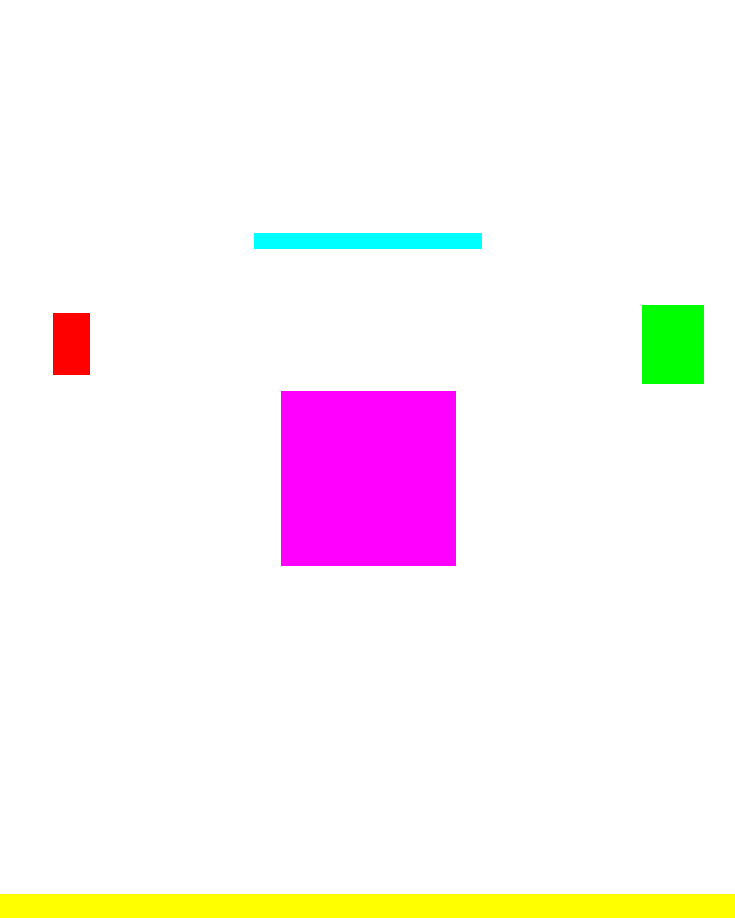
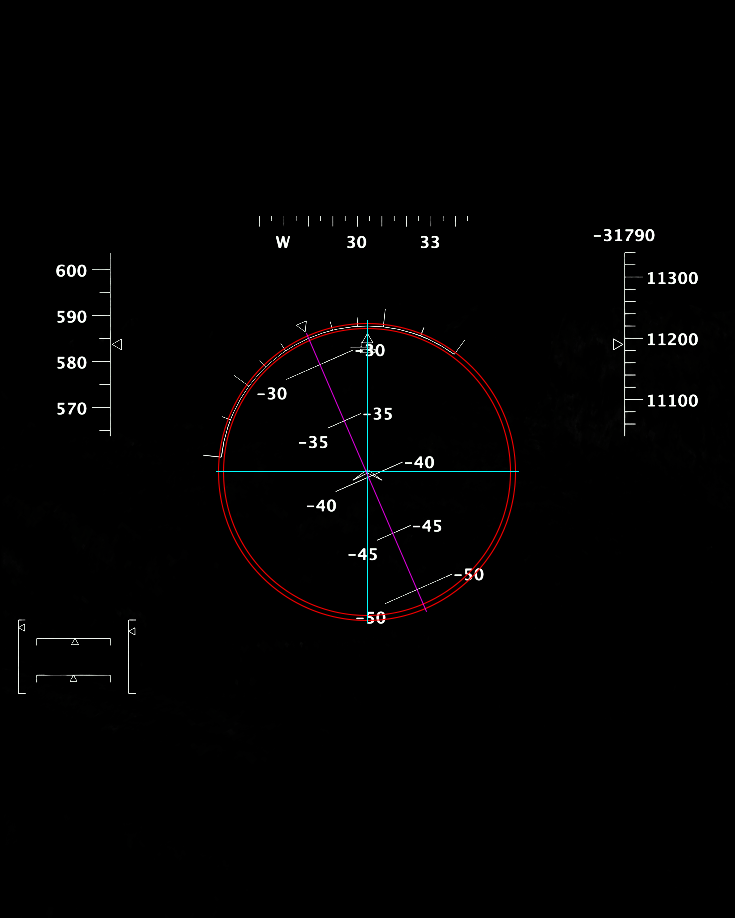
Layers edited between the first and the second w=735, h=918 image:
added layer "bank angle" above "veritcal" over [left=306, top=333, right=427, bottom=612]
added layer "veritcal" above "horizontal" over [left=367, top=320, right=368, bottom=623]
added layer "horizontal" above "Circle outer" over [left=216, top=471, right=519, bottom=472]
added layer "Circle outer" above "Circle inner" over [left=218, top=323, right=516, bottom=621]
added layer "Circle inner" above "ROIs" over [left=223, top=328, right=511, bottom=616]
hid group "ROIs" (7 layers) over [left=0, top=233, right=735, bottom=918]
painted on "heading" over [left=254, top=233, right=482, bottom=249]
showed "mask" over [left=0, top=0, right=735, bottom=918]
showed "Background copy" over [left=0, top=0, right=735, bottom=918]